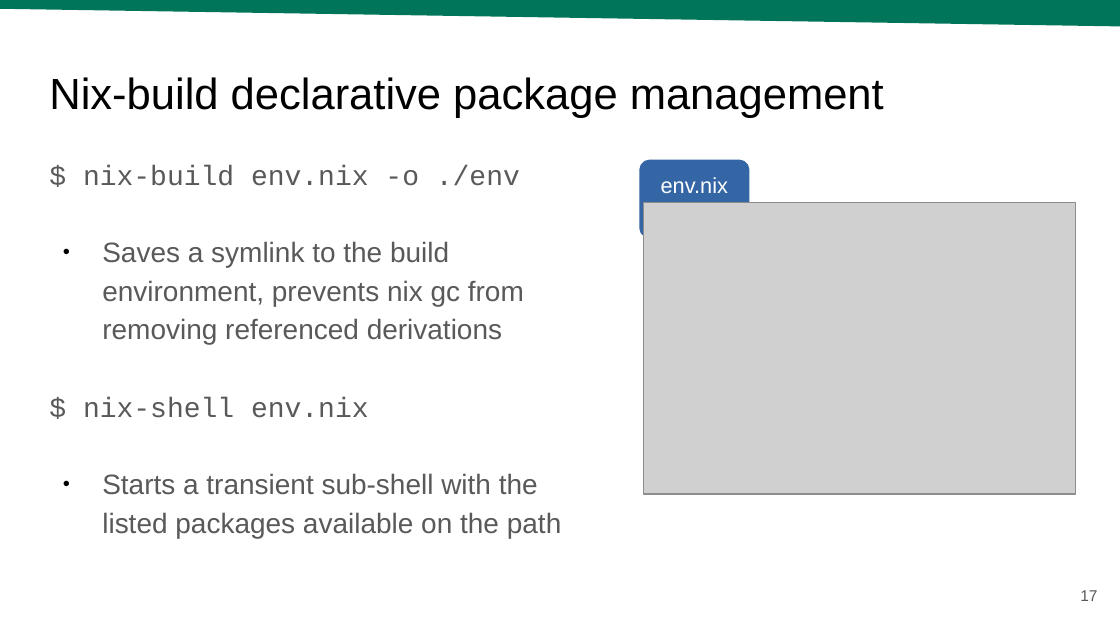
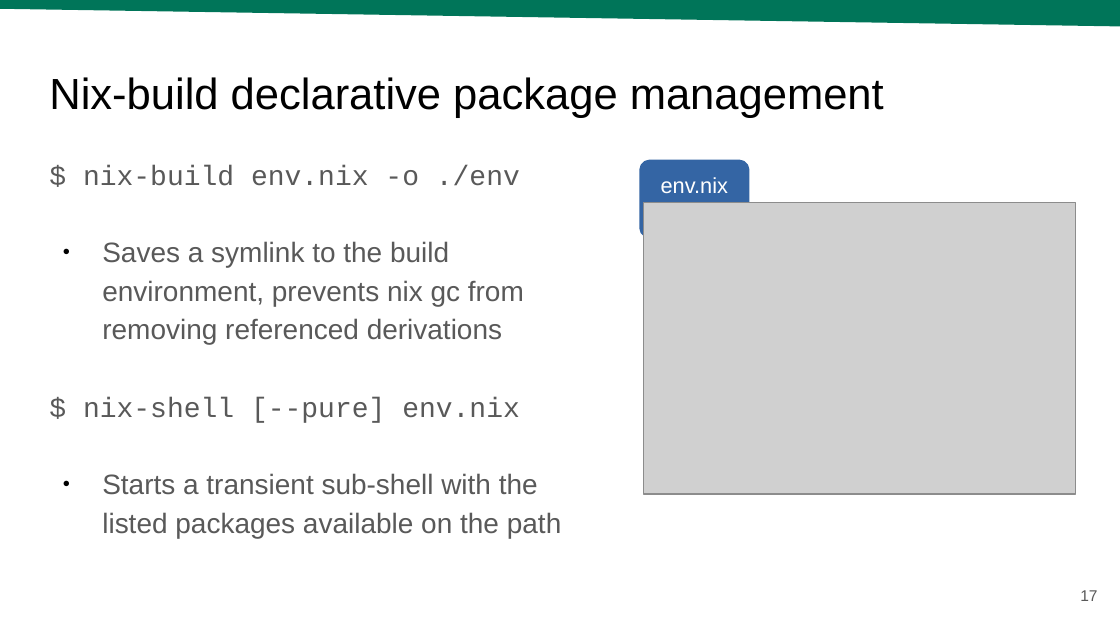
Before and after one commit to twoolie/pyconau2020, a slide deck: slide 17 of slides.odp. Drawn at 1120x630 pixels with LibreOffice and Linux fonts; fonts in the diff are those of the drawing; grey boxes stand for pictures; background and template pictures are left out. Boxes give left, top, right and bottom in pixels: in the first picture for what was removed or moved away, otherwise in the second. Text is boxed around its words. In the diff, an @@ line names an element or a change of style, - is before the commit and + after.

```diff
--- a/slides.odp
+++ b/slides.odp
@@ text at (x1=83, y1=397, x2=520, y2=423): text changed @@
-$ nix-shell env.nix
+$ nix-shell [--pure] env.nix
```
Also in this commit, not shown: 1 other slide changed, 1 other file.
